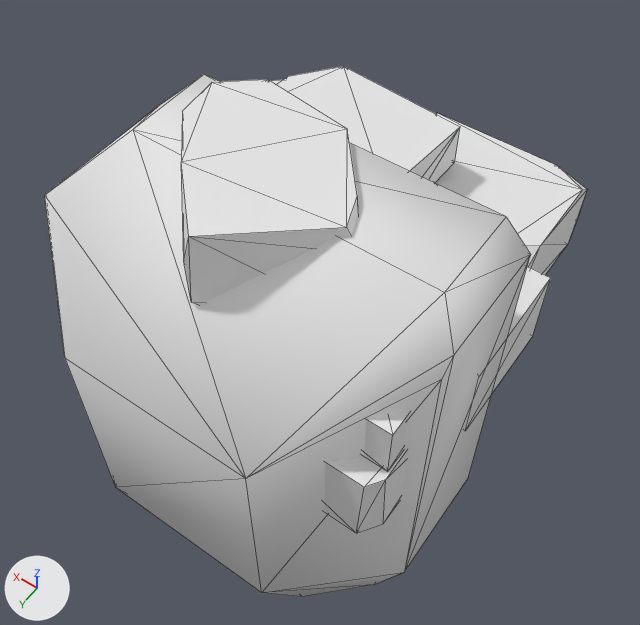
The FBX model Assets/Stylized_Egypt/Meshes/building/SM_block_10.fbx as it was, and as the next commit left it.
The view is the same before and after, from a camera (50 mm lens) standing at (-3.0, 4.18, 6.37) and looking at (-0.14, 0.18, 0.08). Lighting does not change. The marker at lower left points along +X, +Y and +Z. Mesh edges are drawn as thin lines. Where no turn or scale is listed for an object, it has been applied to the vertices.

The first picture shows 'SM_block_10', 'SM_block_10_ConvexHulls'.
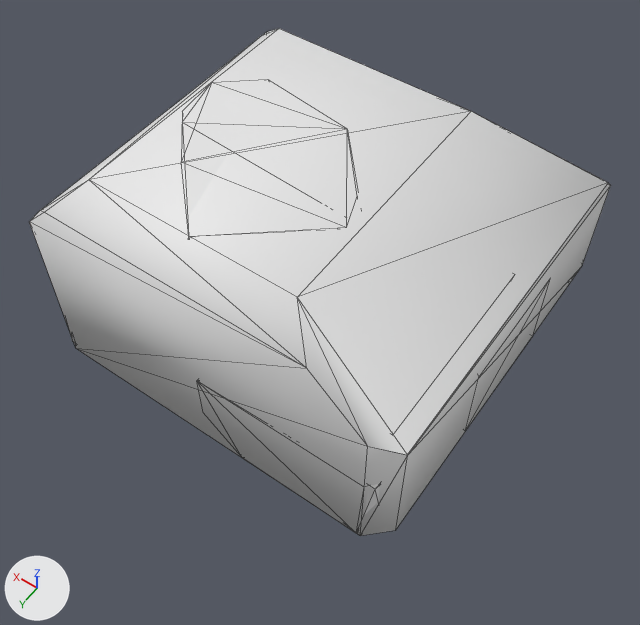
Pixel boxes (x1, y1, x2, y2) of what changed, in the pictures (640 x 625 px):
'SM_block_10_ConvexHulls', moved, rescaled (20% wider)
    before: (45, 74, 531, 597)
    after: (29, 29, 611, 536)
'SM_block_10', unchanged, covered by the edit
    before: (181, 66, 587, 533)
'SM_block_10_LOD1', unchanged, uncovered by the edit
    after: (71, 88, 379, 515)

Diff of the bpy script that builds the scene:
```diff
--- a/Assets/Stylized_Egypt/Meshes/building/SM_block_10.fbx.py
+++ b/Assets/Stylized_Egypt/Meshes/building/SM_block_10.fbx.py
@@ ob_sm_block_10_convexhulls @@
 ob_sm_block_10_convexhulls = bpy.data.objects.new('SM_block_10_ConvexHulls', me_sm_block_10_convexhulls)
+ob_sm_block_10_convexhulls.parent = ob_sm_block_14
 ob_sm_block_10_convexhulls.location = (0.0, 0.0, 0.0)
-ob_sm_block_10_convexhulls.scale = (0.01, 0.01, 0.01)
@@ ob_sm_block_14 @@
+ob_sm_block_14 = bpy.data.objects.new('SM_block_14', None)
+ob_sm_block_14.location = (0.0, 0.0, 0.0)
+ob_sm_block_14.rotation_euler = (1.571, 0.0, 0.0)  # degrees (90, 0, 0)
+ob_sm_block_14.scale = (0.01, 0.01, 0.01)
```
